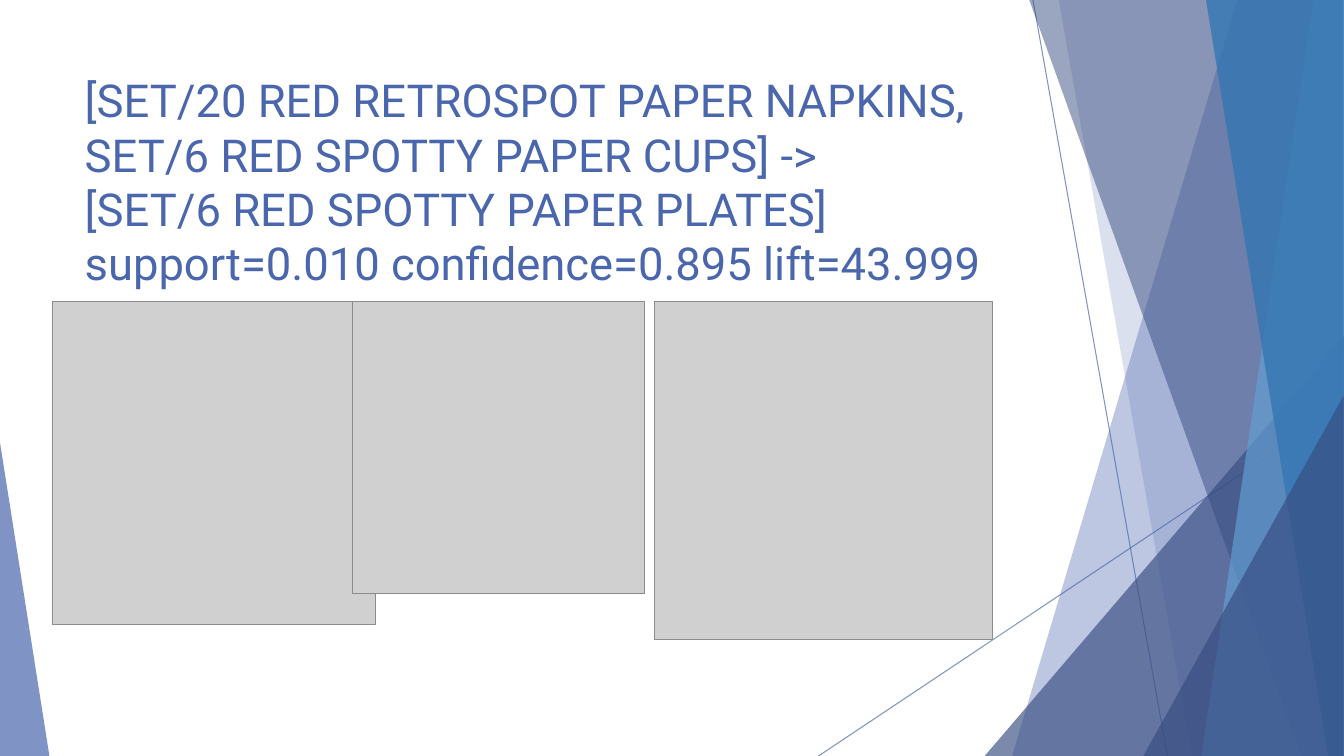
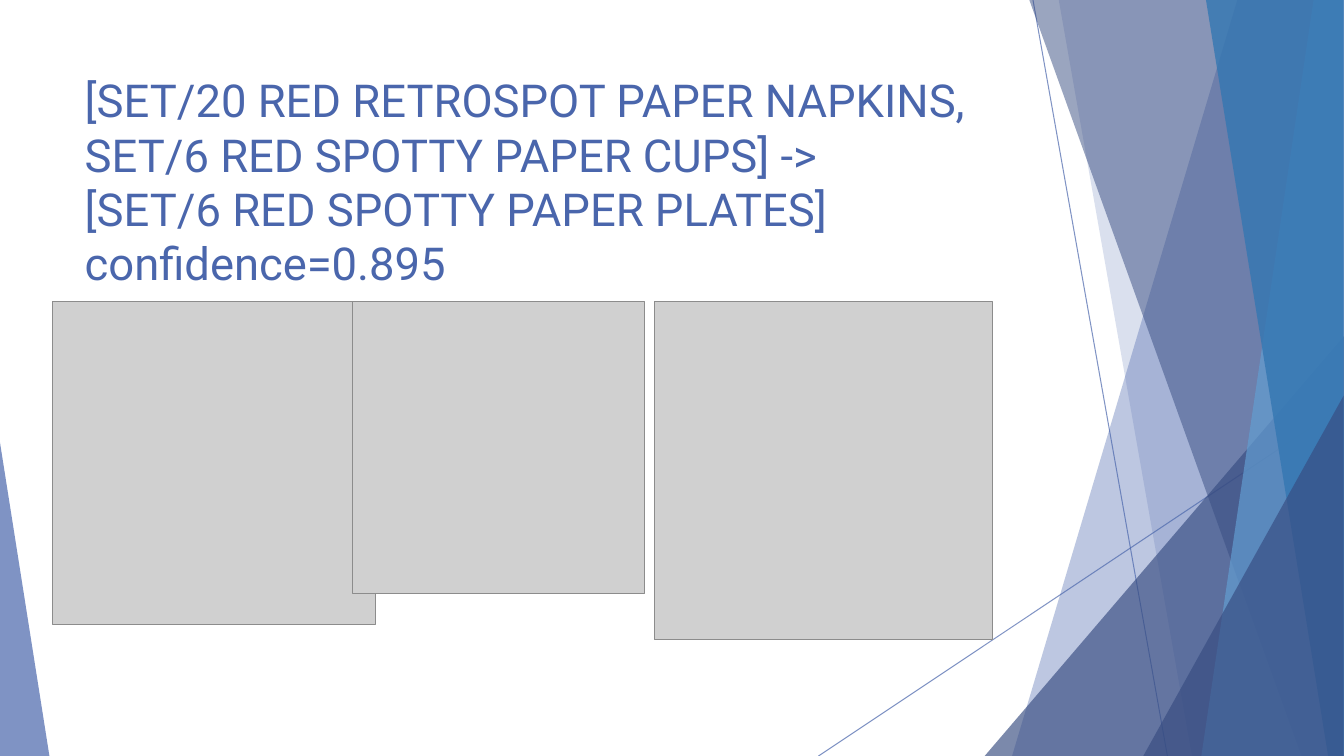
Before and after one commit to ParallelProgramming/Term-Project, a slide deck: slide 14 of Parallel Data Mining.pptx (slide 11 before the commit). Drawn at 1344x756 pixels with LibreOffice and Linux fonts; fonts in the diff are those of the drawing; grey boxes stand for pictures. Boxes give left, top, right and bottom in pixels: in the first picture for what was removed or moved away, otherwise in the second. Text is boxed around its words. In the diff, an @@ line names an element or a change of style, - is before the commit and + after.

```diff
--- a/Parallel Data Mining.pptx
+++ b/Parallel Data Mining.pptx
@@ title at [85,80,965,281]: text changed @@
-[SET/20 RED RETROSPOT PAPER NAPKINS, SET/6 RED SPOTTY PAPER CUPS] ->
-[SET/6 RED SPOTTY PAPER PLATES] support=0.010 confidence=0.895 lift=43.999
+[SET/20 RED RETROSPOT PAPER NAPKINS, SET/6 RED SPOTTY PAPER CUPS] ->
+[SET/6 RED SPOTTY PAPER PLATES] confidence=0.895
```
Also in this commit, not shown: 6 other slides changed, 12 slides added, 4 slides removed, 2 other files.
